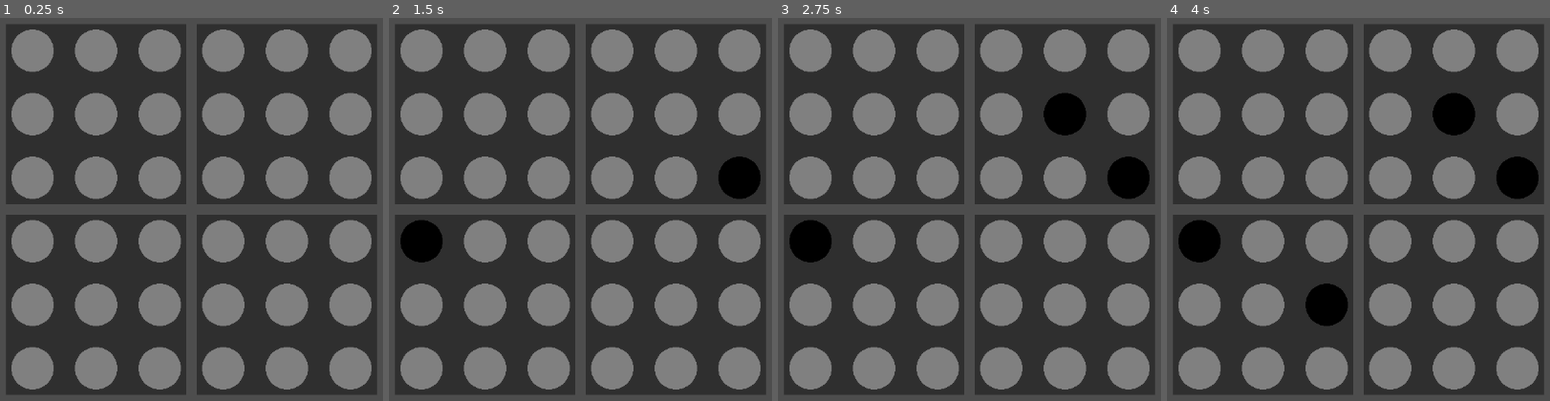
Above: before the commit, frames 1-4 (left to right).
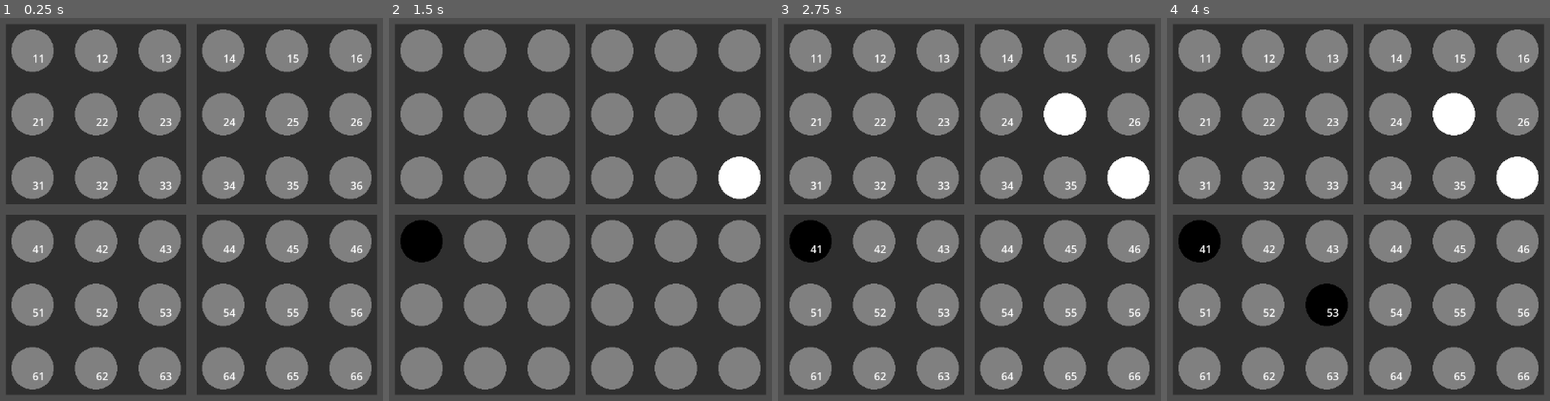
Above: after the commit, the same moments.

Repository: JadenValdez/Pentago
Game: Godot game, scene res://Scenes/Pentago.tscn
The game is run twice, just before and just after one commit, with the same random seed, the same clock (stepped at 60 frames per second) and the same inputs.
Inputs (mouse positions are in pixels of both pictures, inside the frame that each line leads up to):
- Up to frame 1 (0.25 s): no input
- Up to frame 2 (1.5 s): tap Enter at 0.5 s; move the mouse to (749, 186) at 0.52 s; click (749, 186) at 0.67 s; tap Space at 1.25 s; move the mouse to (427, 232) at 1.27 s; click (427, 232) at 1.42 s
- Up to frame 3 (2.75 s): tap Enter at 2 s; move the mouse to (1046, 113) at 2.02 s; click (1046, 113) at 2.17 s
- Up to frame 4 (4 s): tap Space at 2.75 s; move the mouse to (1320, 293) at 2.77 s; click (1320, 293) at 2.92 s; tap Enter at 3.5 s; move the mouse to (outside the picture) at 3.52 s; click (outside the picture) at 3.67 s

The runs differ from the first frame. In frame 1, 1.3% of the frame differs, in the area x 8-95%, y 9-95%; in frame 2, 1.0%; in frame 3, 3.2%; in frame 4, 3.2%, in the area x 8-98%, y 9-95%.
Error before the commit: Invalid access to property or key 'start_placement_phase' on a base object of type 'Nil'. (res://Scripts/Space.gd:15)

Commit message:
Added Win Logic for Placement Phase
Added win logic that detects if a five-in-a-row is made in any direction during the placement phase.

Diff:
--- a/Scenes/Block.tscn
+++ b/Scenes/Block.tscn
@@ -12,3 +12,13 @@
 offset_right = 280.0
 offset_bottom = 280.0
 color = Color(0.18359, 0.18359, 0.18359, 1)
+
+[node name="Control" type="Control" parent="."]
+layout_mode = 3
+anchors_preset = 0
+offset_left = 8.0
+offset_top = 8.0
+offset_right = 280.0
+offset_bottom = 280.0
+
+[connection signal="gui_input" from="Control" to="." method="_on_control_gui_input"]
--- a/Scenes/Space.tscn
+++ b/Scenes/Space.tscn
@@ -13,4 +13,8 @@
 offset_right = 32.0
 offset_bottom = 32.0
 
+[node name="Label" type="Label" parent="."]
+offset_right = 40.0
+offset_bottom = 23.0
+
 [connection signal="gui_input" from="Control" to="." method="_on_control_gui_input"]
--- a/Scripts/Block.gd
+++ b/Scripts/Block.gd
@@ -1,28 +1,32 @@
 extends Node2D
 
 const SPACE = preload("res://Scenes/Space.tscn")
+@onready var control: Control = $Control
 
-var board_array: Array = [
-	["Empty", "Empty", "Empty"],
-	["Empty", "Empty", "Empty"],
-	["Empty", "Empty", "Empty"],
-]
-
-const COLORS: Dictionary = {
-	"White": Color(1, 1, 1),
-	"Black": Color(0, 0, 0),
-	"Empty": Color(0.5, 0.5, 0.5)
-}
 var block_coordinate: int
 
 func _ready() -> void:
+	SignalBus.start_placement_phase.connect(_start_placement_phase)
+	SignalBus.start_rotation_phase.connect(_start_rotation_phase)
 	create_spaces()
 
 func create_spaces() -> void:
 	for x in range(3):
 		for y in range(3):
 			var instance = SPACE.instantiate()
-			instance.space_coordinate = x * 10 + y
+			instance.space_coordinate = (block_coordinate-11) * 3 + (y+1) * 10 + (x+1)
 			instance.status = "Empty"
 			instance.position = Vector2(x * 96 + 48, y * 96 + 48)
 			add_child(instance)
+
+func _start_placement_phase() -> void:
+	control.hide()
+
+func _start_rotation_phase() -> void:
+	control.show()
+
+func _on_control_gui_input(event: InputEvent) -> void:
+	if event is InputEventMouseButton and event.pressed:
+		match event.button_index:
+			MOUSE_BUTTON_LEFT:
+				pass
--- a/Scripts/GameManager.gd
+++ b/Scripts/GameManager.gd
@@ -2,3 +2,9 @@
 
 var CurrentPlayer = "White"
 var CurrentPhase = "Placement"
+
+var SpaceRows = 6
+var SpaceColumns = 6
+
+var BlockRows = 2
+var BlockColumns = 2
--- a/Scripts/Pentago.gd
+++ b/Scripts/Pentago.gd
@@ -3,17 +3,23 @@
 const BLOCK = preload("res://Scenes/Block.tscn")
 const screen_size = Vector2(1152, 648)
 
-var rows = 2
-var columns = 2
-
 
 func _ready() -> void:
+	SignalBus.start_rotation_phase.connect(_start_rotation_phase)
 	create_blocks()
 
 func create_blocks() -> void:
-	for i in range(rows):
-		for j in range(columns):
+	for i in range(GameManager.BlockRows):
+		for j in range(GameManager.BlockColumns):
 			var instance = BLOCK.instantiate()
-			instance.position = Vector2(j * 288 + (screen_size.x/2) - (columns * 288)/2.0, i * 288 + (screen_size.y/2) - (rows * 288)/2.0)
-			instance.block_coordinate = i * 10 + j
+			instance.position = Vector2(j * 288 + (screen_size.x/2) - (GameManager.BlockColumns * 288)/2.0, i * 288 + (screen_size.y/2) - (GameManager.BlockRows * 288)/2.0)
+			instance.block_coordinate = (i+1) * 10 + (j+1)
 			add_child(instance)
+
+func _start_rotation_phase() -> void:
+	if GameManager.CurrentPlayer == "White":
+		GameManager.CurrentPlayer = "Black"
+	else:
+		GameManager.CurrentPlayer = "White"
+	await get_tree().create_timer(0.1).timeout
+	SignalBus.start_placement_phase.emit()
--- a/Scripts/SignalBus.gd
+++ b/Scripts/SignalBus.gd
@@ -1,2 +1,7 @@
+extends Node
+
 signal start_placement_phase
 signal start_rotation_phase
+
+signal get_second_space_color
+signal send_second_space_color
--- a/Scripts/Space.gd
+++ b/Scripts/Space.gd
@@ -1,6 +1,7 @@
 extends Node2D
 
 @onready var control: Control = $Control
+@onready var label: Label = $Label
 
 const COLORS: Dictionary = {
 	"White": Color(1, 1, 1),
@@ -14,6 +15,8 @@
 func _ready() -> void:
 	SignalBus.start_placement_phase.connect(_start_placement_phase)
 	SignalBus.start_rotation_phase.connect(_start_rotation_phase)
+	SignalBus.get_second_space_color.connect(_get_second_space_color)
+	label.text = str(space_coordinate)
 
 func _draw() -> void:
 	draw_circle(Vector2(0, 0), 32, COLORS[status])
@@ -22,11 +25,18 @@
 	if event is InputEventMouseButton and event.pressed:
 		match event.button_index:
 			MOUSE_BUTTON_LEFT:
-				status = "Black"
+				status = GameManager.CurrentPlayer
 				queue_redraw()
+				WinLogic.CheckWinPlacement(space_coordinate, GameManager.CurrentPlayer)
 
 func _start_placement_phase() -> void:
 	control.show()
+	label.show()
 
 func _start_rotation_phase() -> void:
 	control.hide()
+	label.hide()
+
+func _get_second_space_color(second_coordinate) -> void:
+	if second_coordinate == space_coordinate:
+		SignalBus.send_second_space_color.emit(status)
--- /dev/null
+++ b/Scripts/WinLogic.gd
@@ -0,0 +1,96 @@
+extends Node
+
+var check_coordinate: int
+var current_row: int
+#var current_column: int
+
+var first_space_coordinate: int
+var second_space_coordinate: int
+var first_space_color: String
+var second_space_color: String
+
+func _ready() -> void:
+	SignalBus.send_second_space_color.connect(_send_second_space_color)
+
+func CheckWinPlacement(space_coordinate, color) -> void:
+	first_space_coordinate = space_coordinate
+	first_space_color = color
+	if check_horizontal_win():
+		set_winner(first_space_color)
+	elif check_vertical_win():
+		set_winner(first_space_color)
+	elif check_diagonal_win():
+		set_winner(first_space_color)
+	else:
+		SignalBus.start_rotation_phase.emit()
+
+func check_horizontal_win() -> bool:
+	current_row = floor(first_space_coordinate/10.0)
+	for i in range(5):
+		for j in range(5):
+			second_space_coordinate = first_space_coordinate - 4 + i + j
+
+			if floor(second_space_coordinate/10.0) != current_row:
+				break
+
+			if second_space_coordinate % 10 == 0 || second_space_coordinate % 10 > GameManager.SpaceColumns:
+				break
+
+			if !same_color():
+				break
+
+			if j == 4:
+				return true
+	return false
+
+func check_vertical_win() -> bool:
+	for i in range(5):
+		for j in range(5):
+			second_space_coordinate = first_space_coordinate - 40 + i*10 + j*10
+
+			if second_space_coordinate < 10 || second_space_coordinate > (GameManager.SpaceRows+1) * 10:
+				break
+
+			if !same_color():
+				break
+
+			if j == 4:
+				return true
+	return false
+
+func check_diagonal_win() -> bool:
+	current_row = floor(first_space_coordinate/10.0)
+	for i in range(5):
+		for j in range(5):
+			second_space_coordinate = first_space_coordinate - 4 + i + j
+
+			if floor(second_space_coordinate/10.0) != current_row:
+				break
+
+			if second_space_coordinate % 10 == 0 || second_space_coordinate % 10 > GameManager.SpaceColumns:
+				break
+
+			second_space_coordinate = second_space_coordinate - 40 + i*10 + j*10
+
+			if second_space_coordinate < 10 || second_space_coordinate > (GameManager.SpaceRows+1) * 10:
+				break
+
+			if !same_color():
+				break
+
+			if j == 4:
+				return true
+	return false
+
+func same_color() -> bool:
+	SignalBus.get_second_space_color.emit(second_space_coordinate)
+	if first_space_color == second_space_color:
+		return true
+	else:
+		return false
+
+func _send_second_space_color(status) -> void:
+	second_space_color = status
+
+func set_winner(winner) -> void:
+	print(winner)
--- a/project.godot
+++ b/project.godot
@@ -19,6 +19,7 @@
 
 GameManager="*res://Scripts/GameManager.gd"
 SignalBus="*res://Scripts/SignalBus.gd"
+WinLogic="*res://Scripts/WinLogic.gd"
 
 [debug]
 
